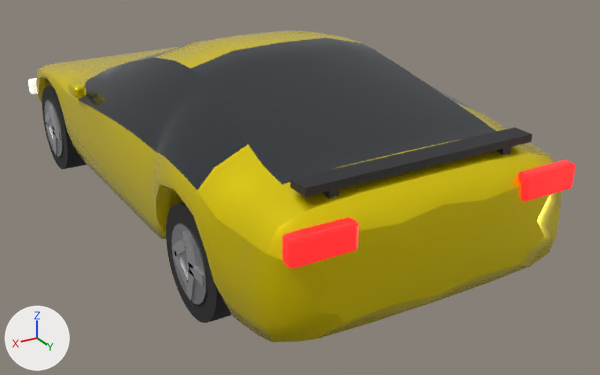
Renders of the glTF model public/models/rx7.glb from each side of a commit.
Rendered twice from a 50 mm lens placed at (2.3, 4.7, 2.33), pointed at (-0.27, 0.41, 0.18). Arrows for +X, +Y and +Z are at lower left; the lights stay in place. The older version comes first. Vertices at exactly the same position are counted once.

Names of what the first picture shows: 'body', 'light_r', 'spoiler', 'wheel_fl', 'wheel_rl' and 3 more.
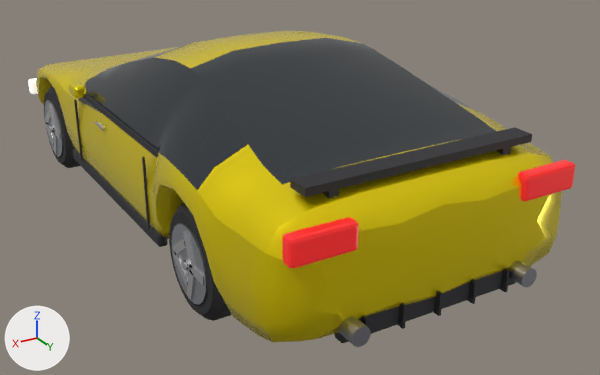
Edits to the bpy script that builds the scene:
```text
Change mat_light_rear:
    mat_light_rear.emission_color: (0.72, 0.016, 0.016) -> (0.255, 0.006, 0.006)  # red #dd2222 -> red #8a1212
Change me_cylinder_004:
    remove me_cylinder_004.from_pydata(...)  # 136 vertices, 244 faces; spans x -0.11..0.129, y -0.31..0.31, z -0.31..0.31
    add me_cylinder_004.from_pydata(...)  # 312 vertices, 584 faces; spans x -0.11..0.145, y -0.31..0.31, z -0.31..0.31
    me_cylinder_004 part 1: a new loose piece, a 16-sided cylinder along x spanning x 0.095..0.145, y -0.028..0.028, z -0.028..0.028, in mat_chrome (white #f3f3f3)
    me_cylinder_004 part 2: the loose piece of 48 vertices spanning x -0.11..0.11, y -0.31..0.31, z -0.31..0.31 is rebuilt with 96 vertices and now spans x -0.11..0.11, y -0.31..0.31, z -0.31..0.31
    me_cylinder_004 part 3: the loose piece of 8 vertices spanning x 0.099..0.129, y -0.026..0.089, z 0.0..0.195 is rebuilt with 8 vertices and now spans x 0.099..0.129, y -0.02..0.085, z 0.004..0.196
    me_cylinder_004 part 4: the loose piece of 8 vertices spanning x 0.099..0.129, y -0.176..0.01, z -0.139..0.019 is rebuilt with 8 vertices and now spans x 0.099..0.129, y -0.175..0.004, z -0.137..0.013
    other edits to the shape of me_cylinder_004 do not show in these pictures
    add me_cylinder_004.materials.append(mat_trim)  # dark grey #303035
    add me_cylinder_004.materials.append(mat_brake)  # grey #9999a2
Add ob_exhaust_001:
    ob_exhaust_001 = bpy.data.objects.new('exhaust.001', me_cylinder_001)  # a 20-sided cylinder along y spanning x -0.55..-0.45, y 2.0666..2.2066, z 0.26..0.36; in mat_brake (grey #9999a2)
    ob_exhaust_001.location = (0.0, 0.0, 0.0)
Add ob_exhaust:
    ob_exhaust = bpy.data.objects.new('exhaust', me_cylinder_1)  # a 20-sided cylinder along y spanning x 0.45..0.55, y 2.0666..2.2066, z 0.26..0.36; in mat_brake (grey #9999a2)
    ob_exhaust.location = (0.0, 0.0, 0.0)
Add ob_diff_fin2:
    ob_diff_fin2 = bpy.data.objects.new('diff_fin2', me_cube_018)  # a box spanning x 0.417..0.431, y 2.0195..2.1395, z 0.22..0.34; in mat_trim (dark grey #303035)
    ob_diff_fin2.location = (0.0, 0.0, 0.0)
Add ob_diff_fin1:
    ob_diff_fin1 = bpy.data.objects.new('diff_fin1', me_cube_017)  # a box spanning x 0.205..0.219, y 2.0195..2.1395, z 0.22..0.34; in mat_trim (dark grey #303035)
    ob_diff_fin1.location = (0.0, 0.0, 0.0)
Add ob_diff_fin0:
    ob_diff_fin0 = bpy.data.objects.new('diff_fin0', me_cube_016)  # a box spanning x -0.007..0.007, y 2.0195..2.1395, z 0.22..0.34; in mat_trim (dark grey #303035)
    ob_diff_fin0.location = (0.0, 0.0, 0.0)
Add ob_diff_fin_1:
    ob_diff_fin_1 = bpy.data.objects.new('diff_fin-1', me_cube_015)  # a box spanning x -0.219..-0.205, y 2.0195..2.1395, z 0.22..0.34; in mat_trim (dark grey #303035)
    ob_diff_fin_1.location = (0.0, 0.0, 0.0)
Add ob_diff_fin_2:
    ob_diff_fin_2 = bpy.data.objects.new('diff_fin-2', me_cube_014)  # a box spanning x -0.431..-0.417, y 2.0195..2.1395, z 0.22..0.34; in mat_trim (dark grey #303035)
    ob_diff_fin_2.location = (0.0, 0.0, 0.0)
Add ob_diffuser:
    ob_diffuser = bpy.data.objects.new('diffuser', me_cube_013)  # 56 vertices, 108 faces; spans x -0.53..0.53, y 2.034..2.104, z 0.22..0.34; in mat_trim (dark grey #303035)
    ob_diffuser.location = (0.0, 0.0, 0.0)
Add ob_sill:
    ob_sill = bpy.data.objects.new('sill', me_cube_011)  # 112 vertices, 216 faces; spans x -0.87..0.87, y -0.79..0.79, z 0.2..0.3; in mat_trim (dark grey #303035)
    ob_sill.location = (0.0, 0.0, 0.0)
Add ob_belt_trim:
    ob_belt_trim = bpy.data.objects.new('belt_trim', me_cube_010)  # a box spanning x 0.84..0.86, y -0.54..1.4, z 0.76..0.78; a box spanning x -0.86..-0.84, y -0.54..1.4, z 0.76..0.78; in mat_trim (dark grey #303035)
    ob_belt_trim.location = (0.0, 0.0, 0.0)
Add ob_handle:
    ob_handle = bpy.data.objects.new('handle', me_cube_009)  # 112 vertices, 216 faces; spans x -0.88..0.88, y -0.12..0.02, z 0.67..0.69; in mat_chrome (white #f3f3f3)
    ob_handle.location = (0.0, 0.0, 0.0)
Add ob_door_cut_1:
    ob_door_cut_1 = bpy.data.objects.new('door_cut_1', me_cube_008)  # 16 vertices, 24 faces; spans x -0.89..0.89, y 0.69..0.71, z 0.3..0.72; in mat_trim (dark grey #303035)
    ob_door_cut_1.location = (0.0, 0.0, 0.0)
Add ob_door_cut_0:
    ob_door_cut_0 = bpy.data.objects.new('door_cut_0', me_cube_007)  # 16 vertices, 24 faces; spans x -0.89..0.89, y -0.51..-0.49, z 0.3..0.72; in mat_trim (dark grey #303035)
    ob_door_cut_0.location = (0.0, 0.0, 0.0)
```

Boxes [x1, y1, x2, y2] around the edits, measured in the pictures (600 x 375 px):
'light_r', recoloured: [282, 160, 575, 268] in both
'wheel_rl', reshaped: before [166, 202, 232, 323]; after [169, 202, 232, 321]
'diffuser', added: after [334, 271, 516, 343]
'sill', added: after [73, 148, 168, 247]
'exhaust', added: after [337, 316, 371, 347]
'belt_trim', added: after [83, 93, 158, 158]
'exhaust.001', added: after [508, 261, 537, 287]
'door_cut_1', added: after [142, 157, 150, 229]
'diff_fin1', added: after [397, 303, 406, 329]
'diff_fin-1', added: after [467, 279, 477, 304]
'diff_fin0', added: after [434, 291, 443, 316]
'diff_fin-2', added: after [500, 268, 510, 292]
'door_cut_0', added: after [74, 100, 83, 161]
'handle', added: after [95, 120, 106, 130]
'diff_fin2', added: after [361, 316, 368, 327]
part 1 of me_cylinder_004, added: after [181, 259, 189, 271]
part 2 of me_cylinder_004, rebuilt: before [166, 202, 232, 323]; after [169, 202, 232, 321]
part 3 of me_cylinder_004, rebuilt (7% narrower): before [182, 231, 195, 268]; after [183, 231, 195, 268]
part 4 of me_cylinder_004, rebuilt: [173, 252, 188, 286] in both
